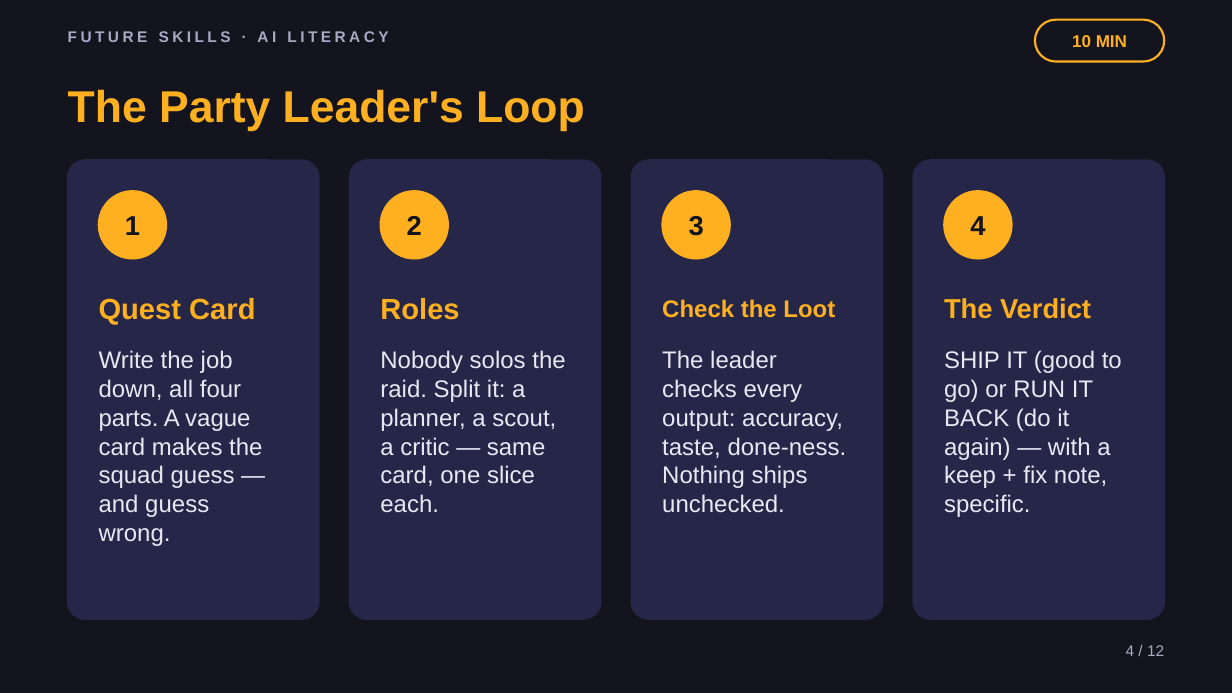
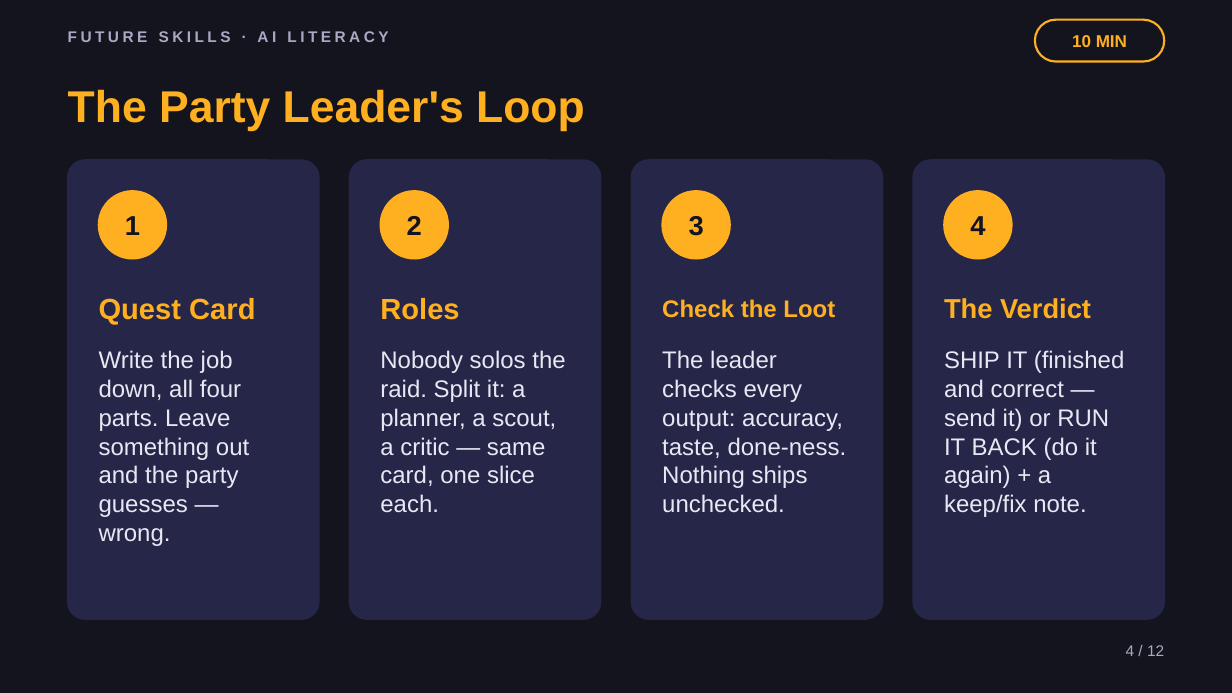
Before and after one commit to phiunit/tptphi, a slide deck: slide 4 of products/ai-agent-intern/dist/Lead Your AI Squad - Slides.pptx. Drawn at 1232x693 pixels with LibreOffice and Linux fonts; fonts in the diff are those of the drawing. Boxes give left, top, right and bottom in pixels: in the first picture for what was removed or moved away, otherwise in the second. Text is boxed around its words. In the diff, an @@ line names an element or a change of style, - is before the commit and + after.

```diff
--- a/products/ai-agent-intern/dist/Lead Your AI Squad - Slides.pptx
+++ b/products/ai-agent-intern/dist/Lead Your AI Squad - Slides.pptx
@@ text at (x1=99, y1=350, x2=249, y2=546): text changed @@
-Write the job down, all four parts. A vague card makes the squad guess — and guess wrong.
+Write the job down, all four parts. Leave something out and the party guesses — wrong.
@@ text at (x1=944, y1=350, x2=1125, y2=517): text changed @@
-SHIP IT (good to go) or RUN IT BACK (do it again) — with a keep + fix note, specific.
+SHIP IT (finished and correct — send it) or RUN IT BACK (do it again) + a keep/fix note.
```
Also in this commit, not shown: 6 other slides changed, 54 other files.
